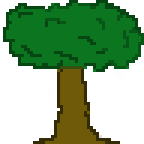
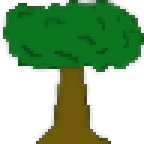
Revision of a layered 144×144 image; what changed, layer by layer:
painted on "Layer 2" over 0, 0, 144, 144
